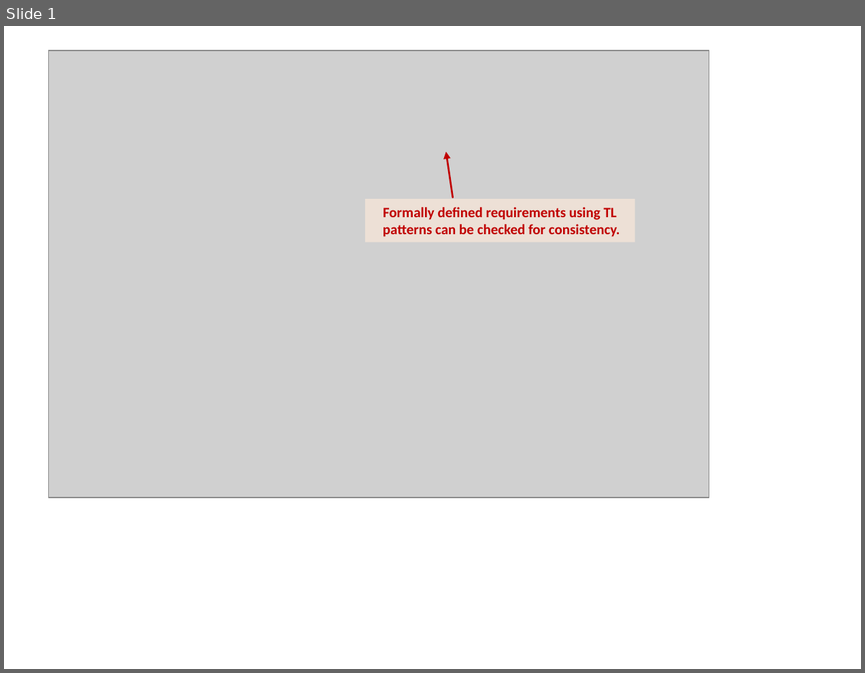
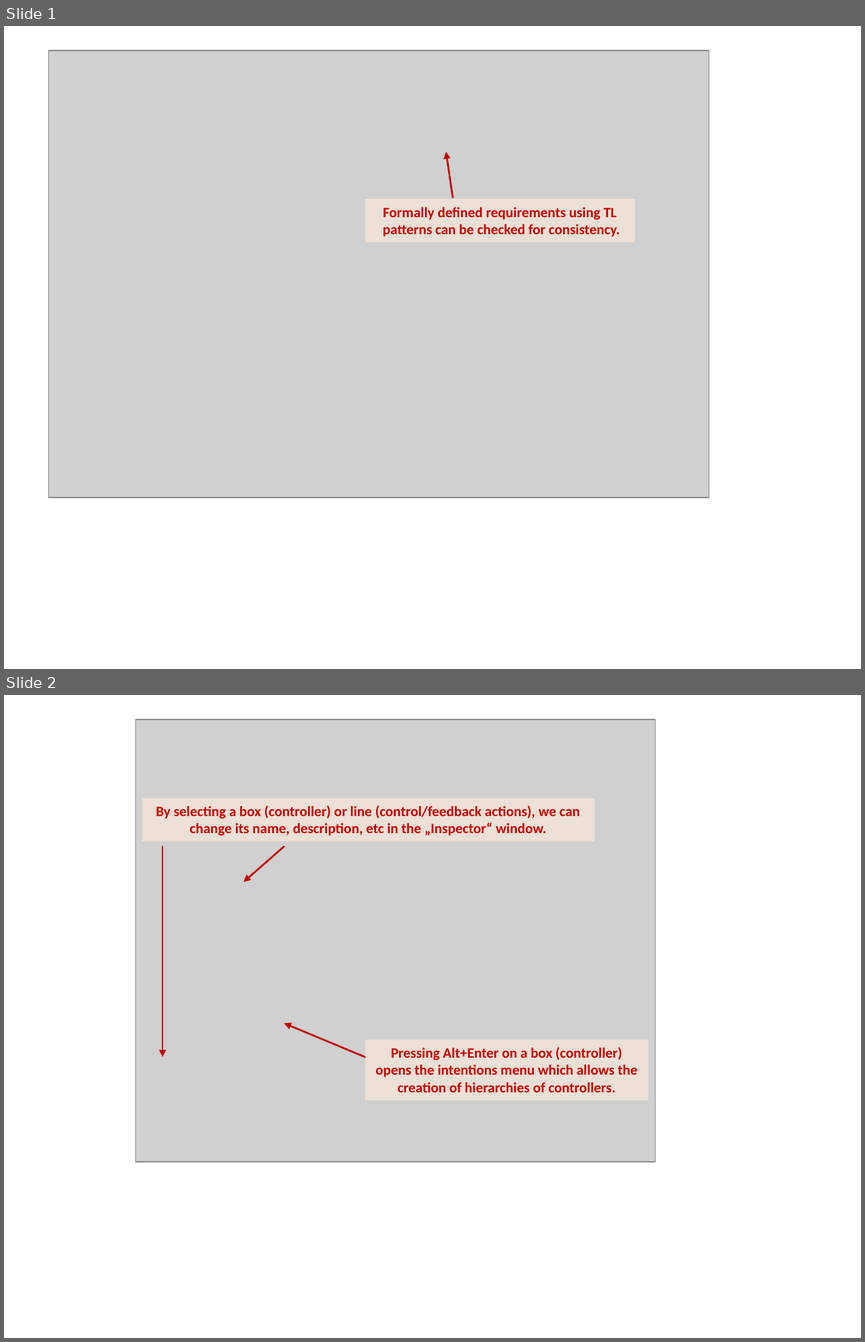
Before and after one commit to mbeddr/mbeddr.formal, a slide deck: code/tutorial-safety/solutions/com.mbeddr.formal.safety.users_guide/figures/figures.pptx. Shown one above the other, each under a label of ours: slide 1 before the commit, slides 1 and 2 after it. The pictures are 865x673 and 865x1342 pixels, drawn with LibreOffice and Linux fonts; fonts in the diff are those of the drawing; grey boxes stand for pictures. Boxes give left, top, right and bottom in pixels: in the first picture for what was removed or moved away, otherwise in the second. Text is boxed around its words. In the diff, an @@ line names an element or a change of style, - is before the commit and + after.

```diff
--- a/code/tutorial-safety/solutions/com.mbeddr.formal.safety.users_guide/figures/figures.pptx
+++ b/code/tutorial-safety/solutions/com.mbeddr.formal.safety.users_guide/figures/figures.pptx
@@ slide 2 added at box(4, 695, 861, 1338), background #FFFFFF @@
@@ picture added at box(136, 720, 655, 1162) @@
@@ rectangle added at box(142, 798, 594, 841), fill #FDEADA at 65% opacity, 12 pt, text #C00000, bold @@
+By selecting a box (controller) or line (control/feedback actions), we can change its name, description, etc in the „Inspector“ window.
@@ arrow added from (162, 847) to (162, 1057), #C00000 1.5 pt @@
@@ arrow added from (284, 847) to (244, 882), #C00000 1.5 pt @@
@@ arrow added from (364, 1057) to (284, 1023), #C00000 1.5 pt @@
@@ rectangle added at box(364, 1040, 649, 1100), fill #FDEADA at 65% opacity, 12 pt, text #C00000, bold @@
+Pressing Alt+Enter on a box (controller) opens the intentions menu which allows the creation of hierarchies of controllers.
```
Also in this commit, not shown: 6 other files.
